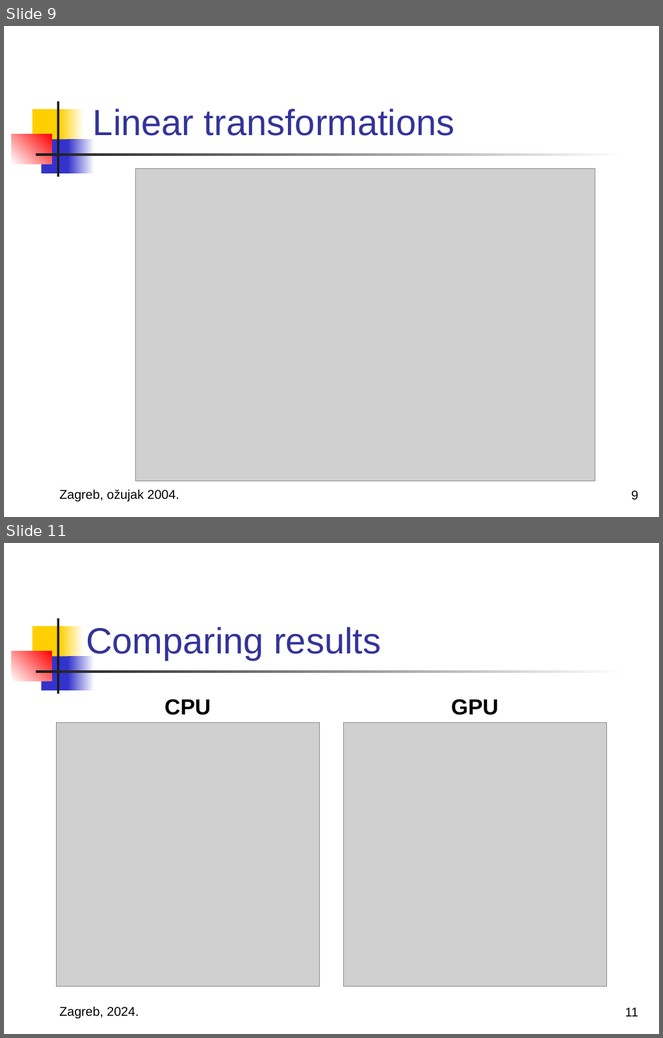
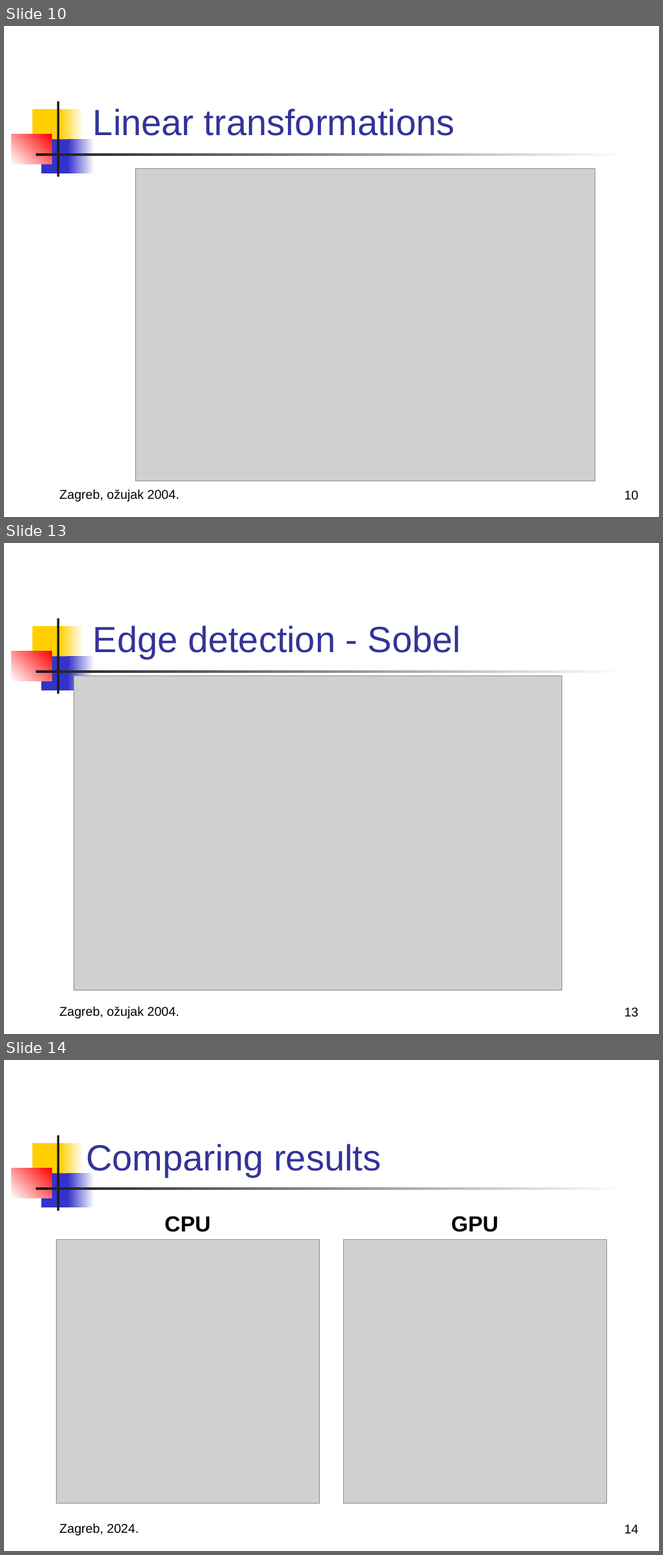
Before and after one commit to MarkoHaralovic/parallel-img-proc, a slide deck: prezentacija.ppt. Shown one above the other, each under a label of ours: slides 9 and 11 before the commit, slides 10, 13 and 14 after it; the slides between them are not shown. The pictures are 663x1038 and 663x1555 pixels, drawn with LibreOffice and Linux fonts; fonts in the diff are those of the drawing; grey boxes stand for pictures. Boxes give left, top, right and bottom in pixels: in the first picture for what was removed or moved away, otherwise in the second. Text is boxed around its words. In the diff, an @@ line names an element or a change of style, - is before the commit and + after.

```diff
--- a/prezentacija.ppt
+++ b/prezentacija.ppt
@@ slide 13 added at box(4, 543, 659, 1034), background #FFFFFF; not listed: 7 template elements that a slide beside it also shows @@
@@ title added at box(93, 626, 461, 659), 40 pt, text #333399 @@
+Edge detection - Sobel
@@ picture added at box(74, 676, 562, 990) @@
@@ text added at box(59, 1006, 180, 1019), 14 pt, text #000000 @@
+Zagreb, ožujak 2004.
@@ page number added at box(625, 1008, 639, 1017), 14 pt, text #000000 @@
+13
@@ what was slide 9 is now slide 10 @@
@@ page number at box(625, 491, 639, 500): text changed @@
-9
+10
@@ what was slide 11 is now slide 14 @@
@@ page number at box(625, 1525, 639, 1534): text changed @@
-11
+14
```
Also in this commit, not shown: 3 slides changed, 3 other slides added, 2 slides removed.
